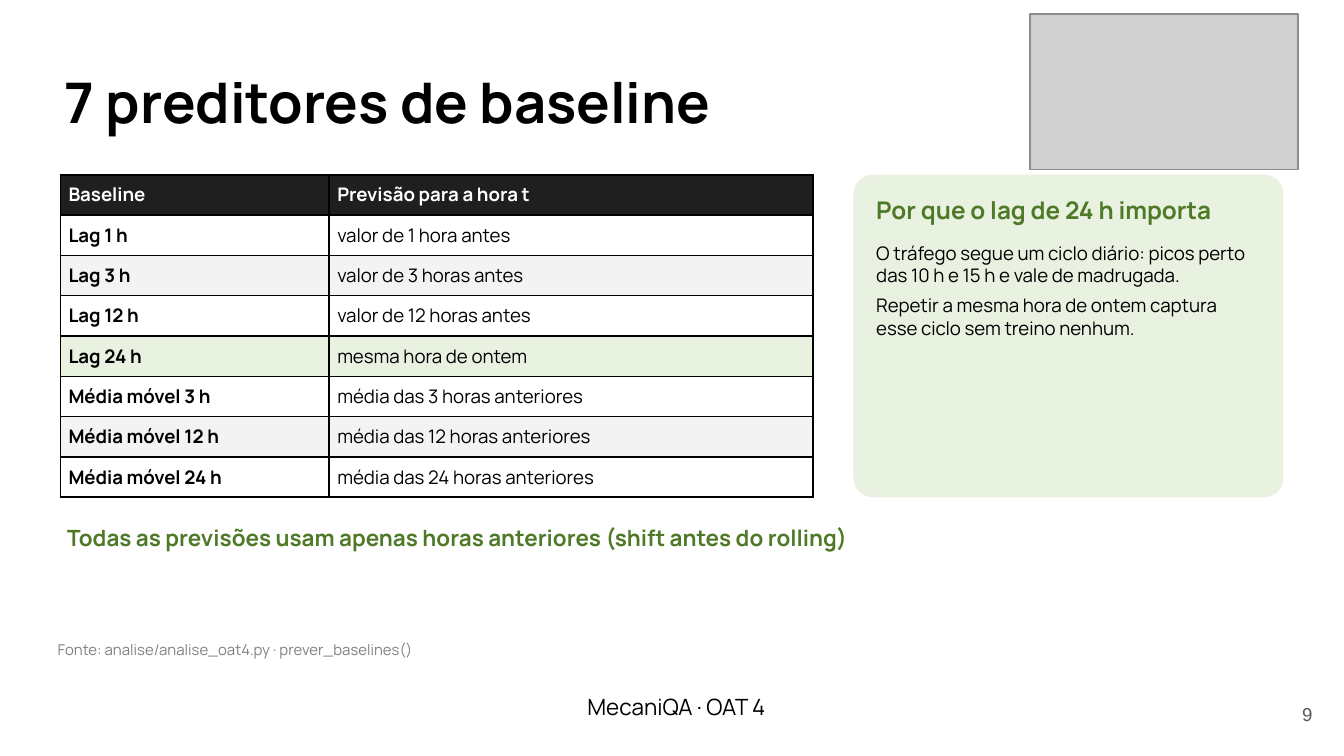
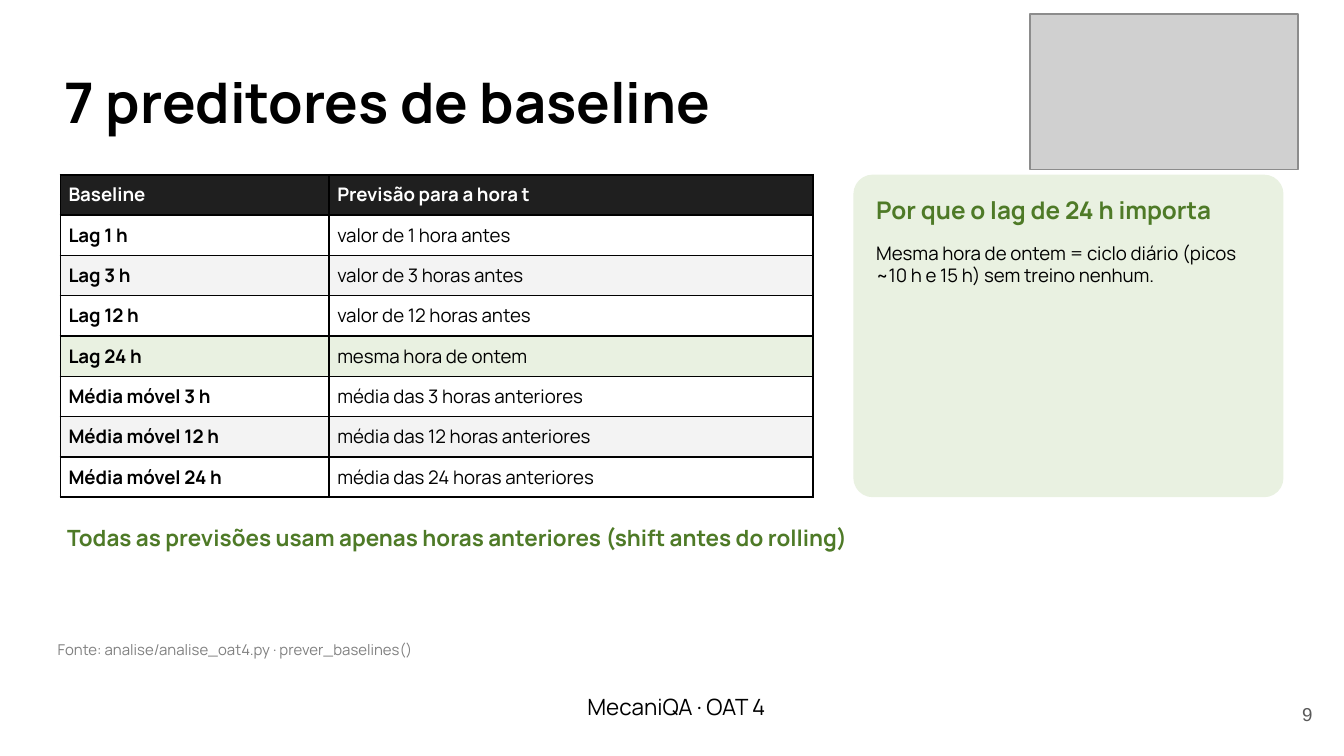
Before and after one commit to LenilsonSoares/mecaniQA-nuvem-macapa, a slide deck: slide 9 of oat4/apresentacao/mecaniQA_oat4_macapa.pptx. Drawn at 1344x756 pixels with LibreOffice and Linux fonts; fonts in the diff are those of the drawing; grey boxes stand for pictures. Boxes give left, top, right and bottom in pixels: in the first picture for what was removed or moved away, otherwise in the second. Text is boxed around its words. In the diff, an @@ line names an element or a change of style, - is before the commit and + after.

```diff
--- a/oat4/apresentacao/mecaniQA_oat4_macapa.pptx
+++ b/oat4/apresentacao/mecaniQA_oat4_macapa.pptx
@@ text at <box>876,244,1236,285</box>: text changed @@
-O tráfego segue um ciclo diário: picos perto das 10 h e 15 h e vale de madrugada.
-Repetir a mesma hora de ontem captura esse ciclo sem treino nenhum.
+Mesma hora de ontem = ciclo diário (picos ~10 h e 15 h) sem treino nenhum.
```
Also in this commit, not shown: 7 other slides changed, 3 other files.
